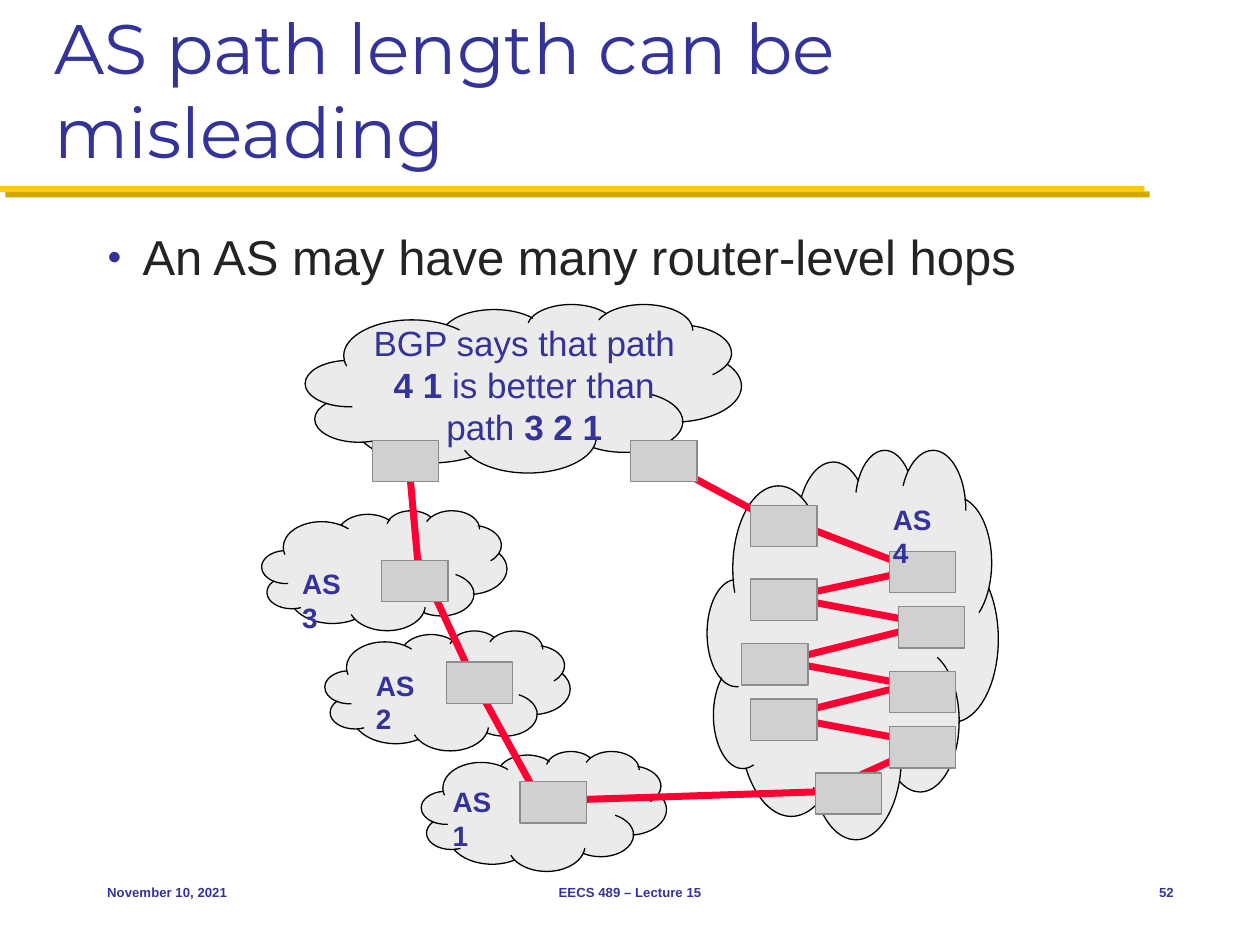
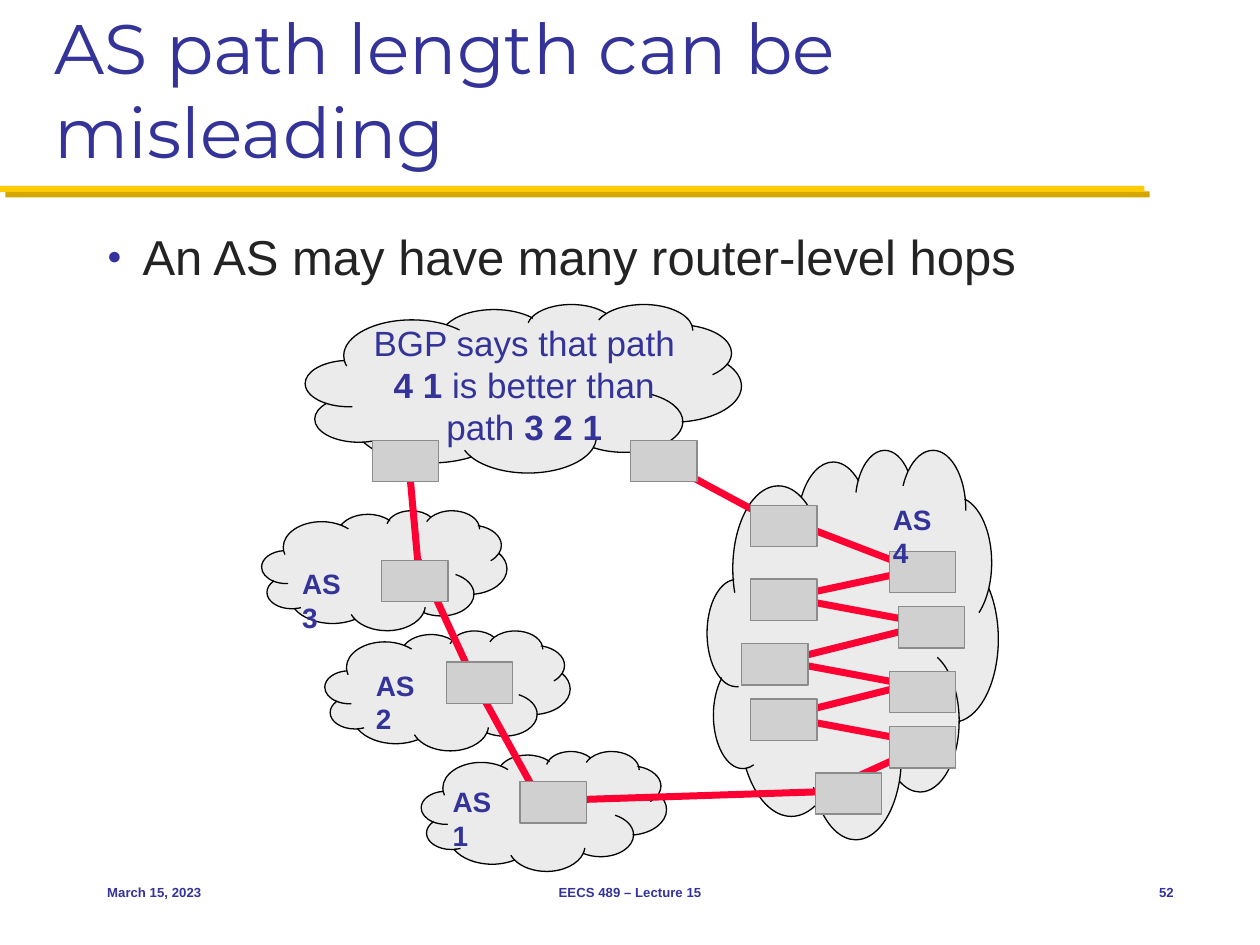
Before and after one commit to morleydragon/eecs489, a slide deck: slide 52 of Slides/031523.pptx. Drawn at 1260x945 pixels with LibreOffice and Linux fonts; fonts in the diff are those of the drawing; grey boxes stand for pictures. Boxes give left, top, right and bottom in pixels: in the first picture for what was removed or moved away, otherwise in the second. Text is boxed around its words. In the diff, an @@ line names an element or a change of style, - is before the commit and + after.

```diff
--- a/Slides/031523.pptx
+++ b/Slides/031523.pptx
@@ text at (107, 887, 201, 899): text changed @@
-November 10, 2021
+March 15, 2023
```
Also in this commit, not shown: 53 other slides changed, 1 other file.
